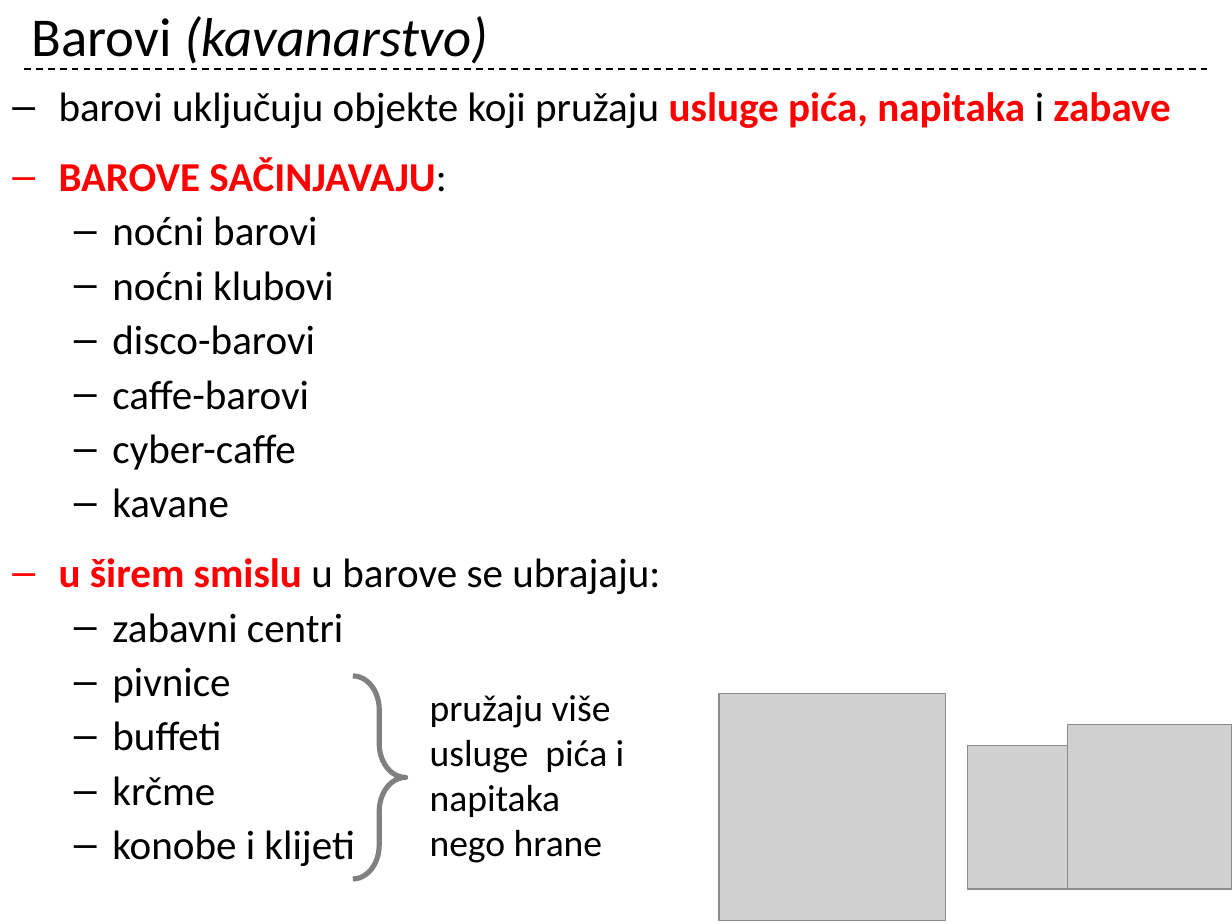
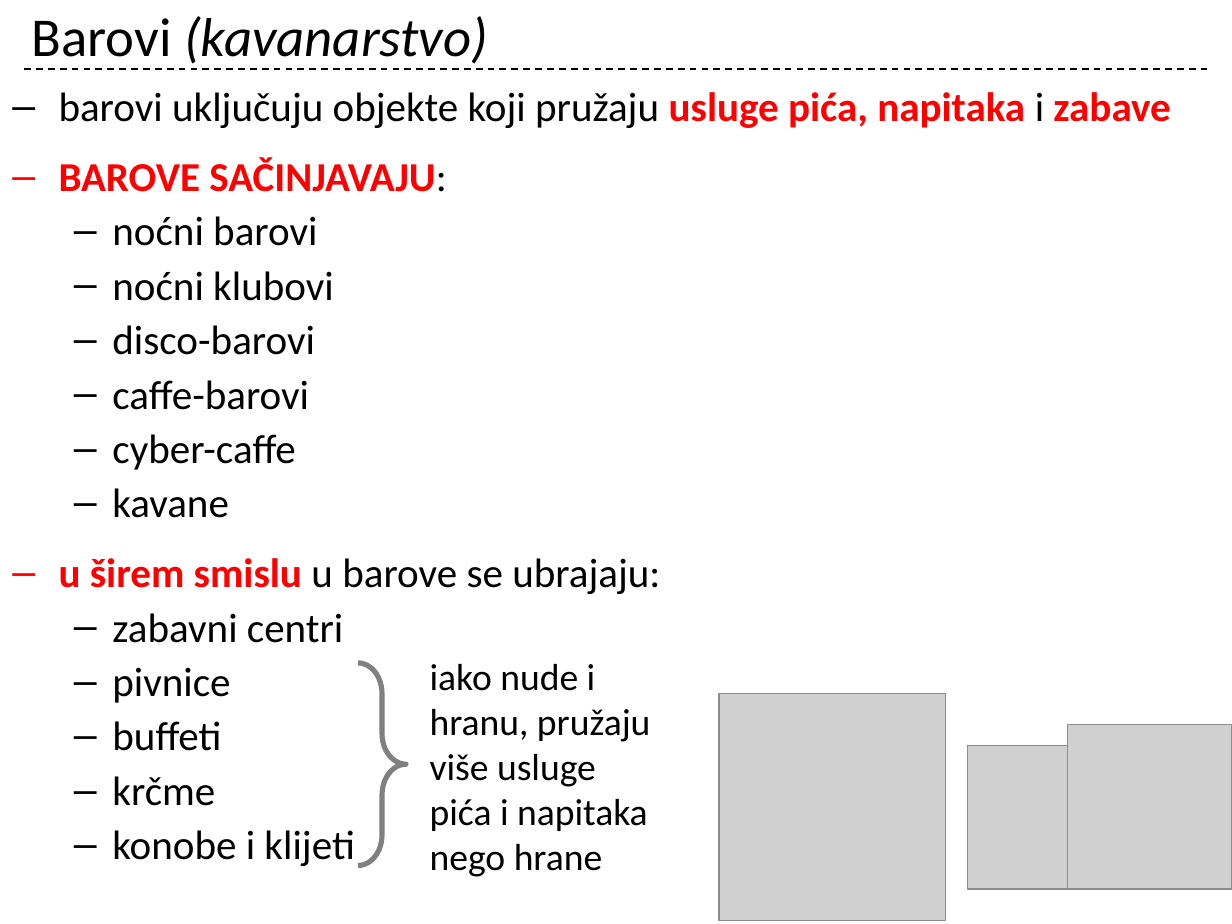
Before and after one commit to cornx/print, a slide deck: slide 2 of data/prezentacije/organizacija/005_Podjela_ugostiteljstva.pptx. Drawn at 1232x924 pixels with LibreOffice and Linux fonts; fonts in the diff are those of the drawing; grey boxes stand for pictures. Boxes give left, top, right and bottom in pixels: in the first picture for what was removed or moved away, otherwise in the second. Text is boxed around its words. In the diff, an @@ line names an element or a change of style, - is before the commit and + after.

```diff
--- a/data/prezentacije/organizacija/005_Podjela_ugostiteljstva.pptx
+++ b/data/prezentacije/organizacija/005_Podjela_ugostiteljstva.pptx
@@ right brace resized from (x1=352, y1=676, x2=405, y2=880) to (x1=359, y1=663, x2=407, y2=865) @@
@@ text at (x1=430, y1=664, x2=651, y2=877): text changed @@
-pružaju više usluge pića i napitaka nego hrane
+iako nude i hranu, pružaju više usluge pića i napitaka nego hrane
```
Also in this commit, not shown: 2 other slides changed, 10 slides added, 1 slide removed.
